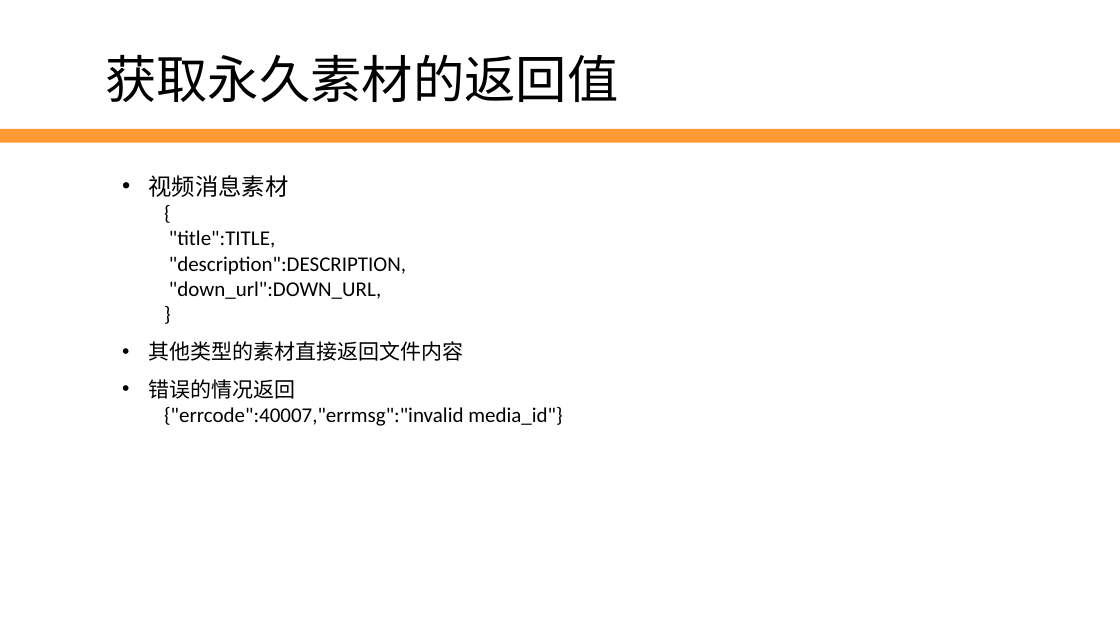
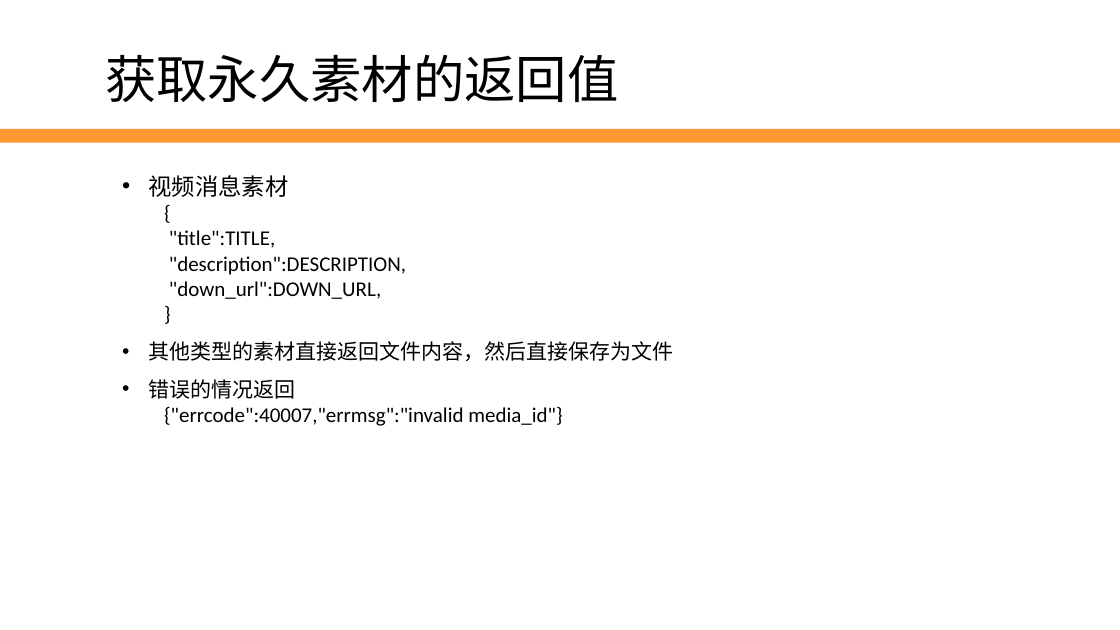
Before and after one commit to edu2act/2017-2018_1st_Wechat_Web_Programming, a slide deck: slide 16 of 第7讲 素材与图文消息.pptx. Drawn at 1120x630 pixels with LibreOffice and Linux fonts; fonts in the diff are those of the drawing; background and template pictures are left out. Boxes give left, top, right and bottom in pixels: in the first picture for what was removed or moved away, otherwise in the second. Text is boxed around its words. In the diff, an @@ line names an element or a change of style, - is before the commit and + after.

```diff
--- a/第7讲 素材与图文消息.pptx
+++ b/第7讲 素材与图文消息.pptx
@@ text at (x1=148, y1=341, x2=673, y2=361): text changed @@
-• 其他类型的素材直接返回文件内容
+• 其他类型的素材直接返回文件内容，然后直接保存为文件
```
Also in this commit, not shown: 1 other slide changed.
